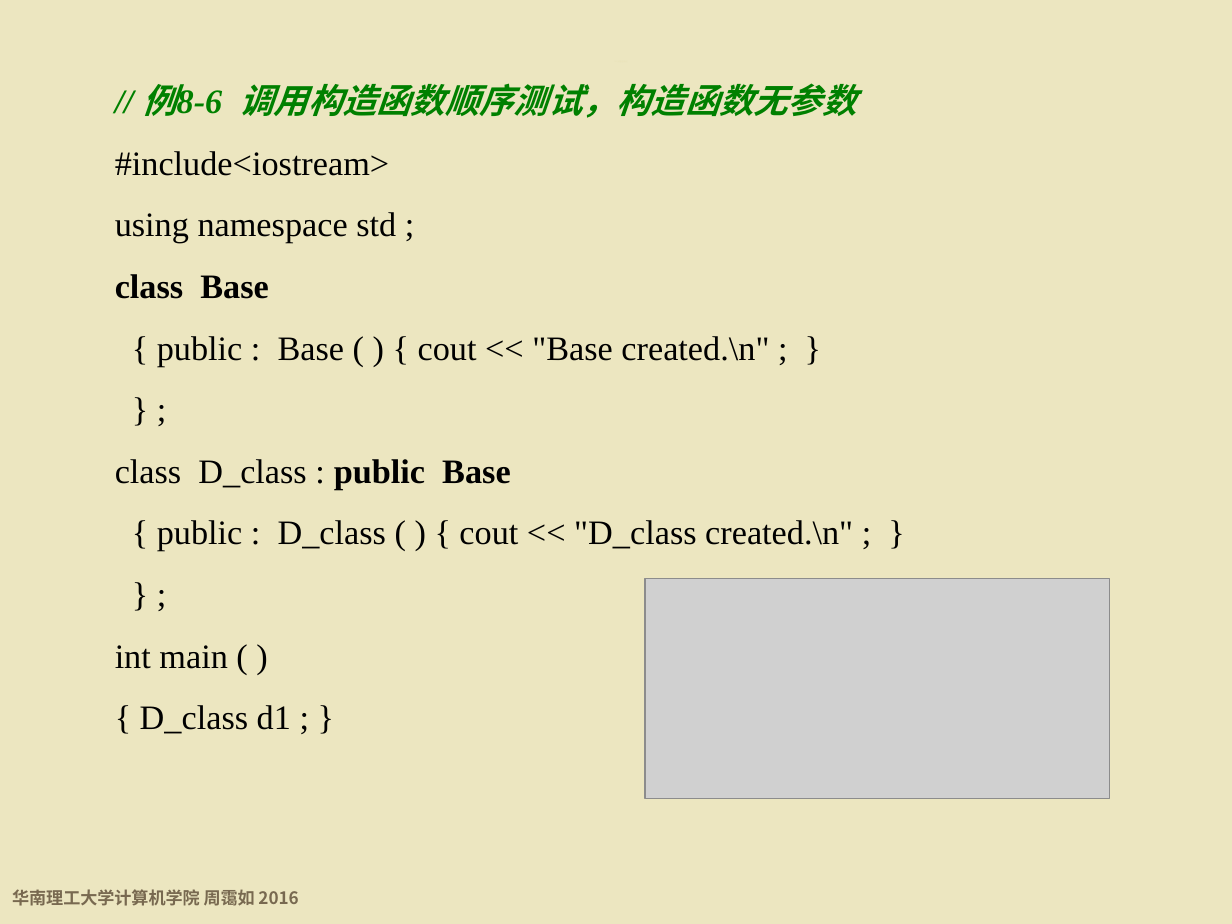
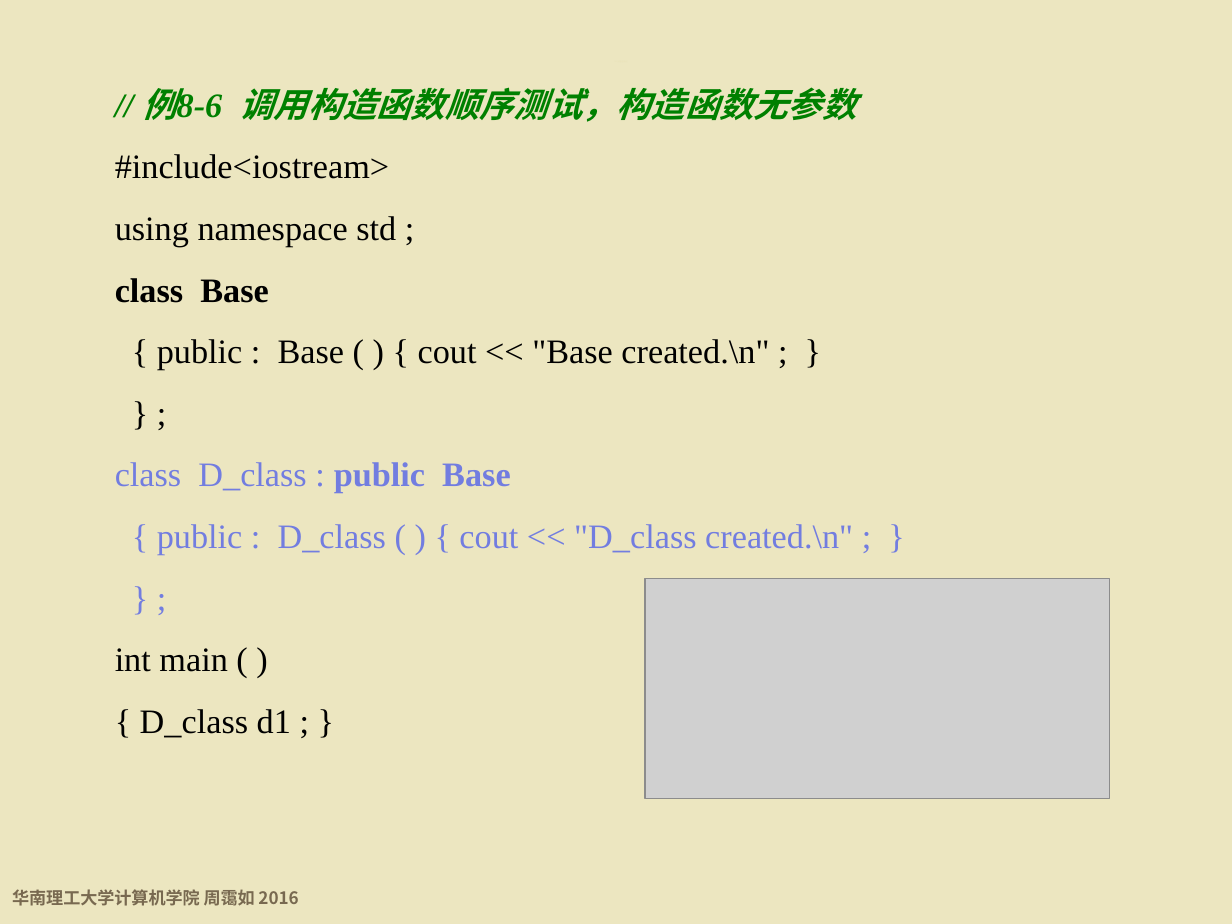
Before and after one commit to wwuhn/wwuhn.github.io, a slide deck: slide 70 of bookspcClassic/C++程序设计基础（第5版）周霭如/8-继承.pptx. Drawn at 1232x924 pixels with LibreOffice and Linux fonts; fonts in the diff are those of the drawing; grey boxes stand for pictures; background and template pictures are left out. Boxes give left, top, right and bottom in pixels: in the first picture for what was removed or moved away, otherwise in the second. Text is boxed around its words. In the diff, an @@ line names an element or a change of style, - is before the commit and + after.

```diff
--- a/bookspcClassic/C++程序设计基础（第5版）周霭如/8-继承.pptx
+++ b/bookspcClassic/C++程序设计基础（第5版）周霭如/8-继承.pptx
@@ text at (x1=115, y1=462, x2=853, y2=555): text colour #000000 to #727DE0 in "class D_class : public Base", "{ public : D_class ( ) { ...", "} ;" @@
```
Also in this commit, not shown: 10 other slides changed.
